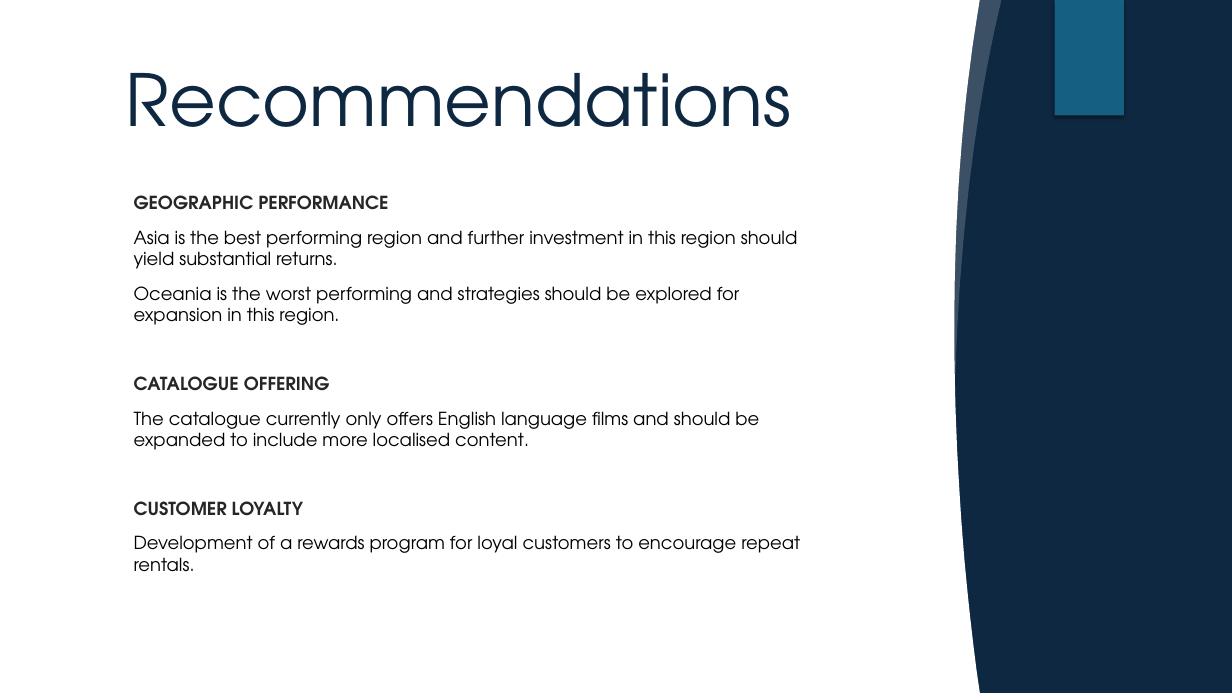
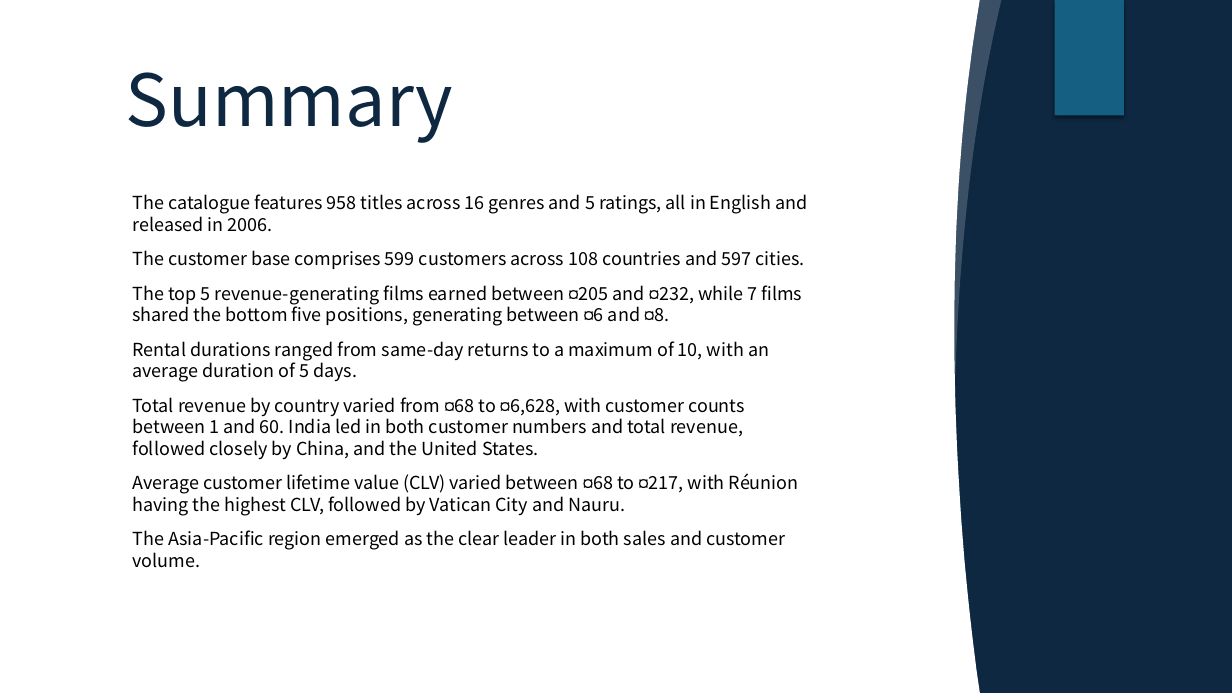
Before and after one commit to davidgriesel/03_streaming_service_database_queries, a slide deck: slide 11 of deliverables/Presentation.pptx. Drawn at 1232x693 pixels with LibreOffice and Linux fonts; fonts in the diff are those of the drawing; grey boxes stand for pictures; background and template pictures are left out. Boxes give left, top, right and bottom in pixels: in the first picture for what was removed or moved away, otherwise in the second. Text is boxed around its words. In the diff, an @@ line names an element or a change of style, - is before the commit and + after.

```diff
--- a/deliverables/Presentation.pptx
+++ b/deliverables/Presentation.pptx
@@ title at [126, 72, 453, 143]: text changed; font TeX Gyre Adventor to Noto Sans CJK SC @@
-Recommendations
+Summary
@@ text at [132, 194, 807, 568]: text changed; font TeX Gyre Adventor to Noto Sans CJK SC @@
-GEOGRAPHIC PERFORMANCE
-Asia is the best performing region and further investment in this region should yield substantial returns.
-Oceania is the worst performing and strategies should be explored for expansion in this region.
-CATALOGUE OFFERING
-The catalogue currently only offers English language films and should be expanded to include more localised content.
-CUSTOMER LOYALTY
-Development of a rewards program for loyal customers to encourage repeat rentals.
+The catalogue features 958 titles across 16 genres and 5 ratings, all in English and released in 2006.
+The customer base comprises 599 customers across 108 countries and 597 cities.
+The top 5 revenue-generating films earned between ¤205 and ¤232, while 7 films shared the bottom five positions, generating between ¤6 and ¤8.
+Rental durations ranged from same-day returns to a maximum of 10, with an average duration of 5 days.
+Total revenue by country varied from ¤68 to ¤6,628, with customer counts between 1 and 60. India led in both customer numbers and total revenue, followed closely by China, and the United States.
+Average customer lifetime value (CLV) varied between ¤68 to ¤217, with Réunion having the highest CLV, followed by Vatican City and Nauru.
+The Asia-Pacific region emerged as the clear leader in both sales and customer volume.
```
Also in this commit, not shown: 9 other slides changed, 9 other files.
